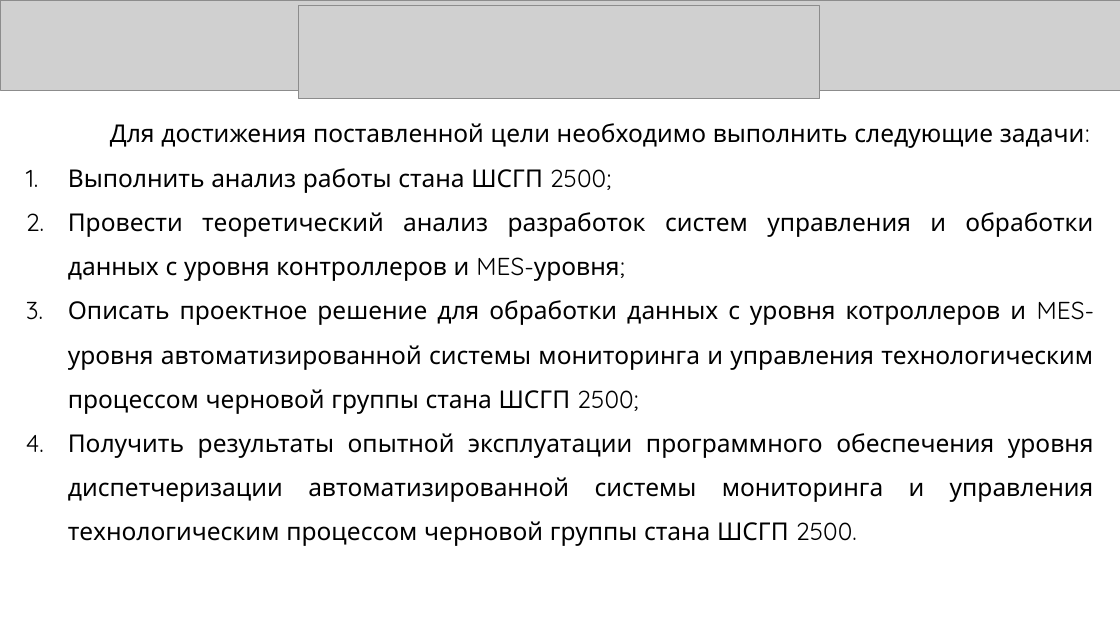
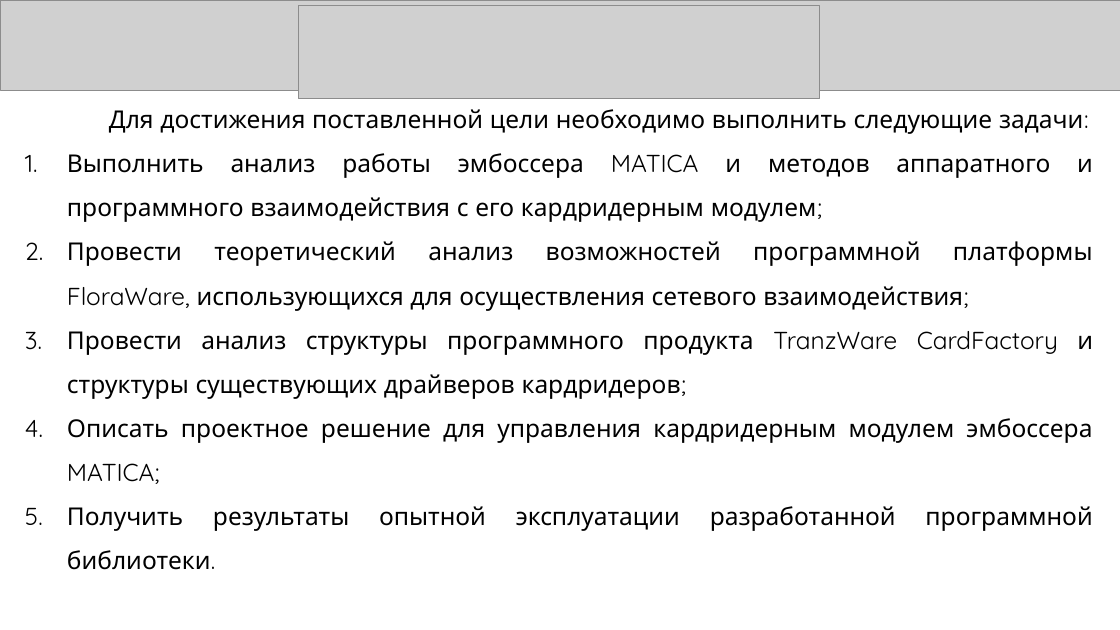
Before and after one commit to KonstantinShemyakin/Diplom, a slide deck: slide 3 of Presentation/NMSTU_Presentation.pptx. Drawn at 1120x630 pixels with LibreOffice and Linux fonts; fonts in the diff are those of the drawing; grey boxes stand for pictures. Boxes give left, top, right and bottom in pixels: in the first picture for what was removed or moved away, otherwise in the second. Text is boxed around its words. In the diff, an @@ line names an element or a change of style, - is before the commit and + after.

```diff
--- a/Presentation/NMSTU_Presentation.pptx
+++ b/Presentation/NMSTU_Presentation.pptx
@@ text "Для достижения поставленной цели необходимо ...": place and size @@
-text "Для достижения поставленной цели необходимо ..." at bbox=[68, 123, 1095, 546]
+text "Для достижения поставленной цели необходимо ..." at bbox=[67, 109, 1093, 531]
@@ text at bbox=[67, 153, 1093, 531]: text changed @@
-1. Выполнить анализ работы стана ШСГП 2500;
-2. Провести теоретический анализ разработок систем управления и обработки данных с уровня контроллеров и MES-уровня;
-3. Описать проектное решение для обработки данных с уровня котроллеров и MES-уровня автоматизированной системы мониторинга и управления технологическим процессом черновой группы стана ШСГП 2500;
-4. Получить результаты опытной эксплуатации программного обеспечения уровня диспетчеризации автоматизированной системы мониторинга и управления технологическим процессом черновой группы стана ШСГП 2500.
+1. Выполнить анализ работы эмбоссера MATICA и методов аппаратного и программного взаимодействия с его кардридерным модулем;
+2. Провести теоретический анализ возможностей программной платформы FloraWare, использующихся для осуществления сетевого взаимодействия;
+3. Провести анализ структуры программного продукта TranzWare CardFactory и структуры существующих драйверов кардридеров;
+4. Описать проектное решение для управления кардридерным модулем эмбоссера MATICA;
+5. Получить результаты опытной эксплуатации разработанной программной библиотеки.
```
Also in this commit, not shown: 2 other slides changed, 3 slides added, 2 slides removed, 2 other files.
